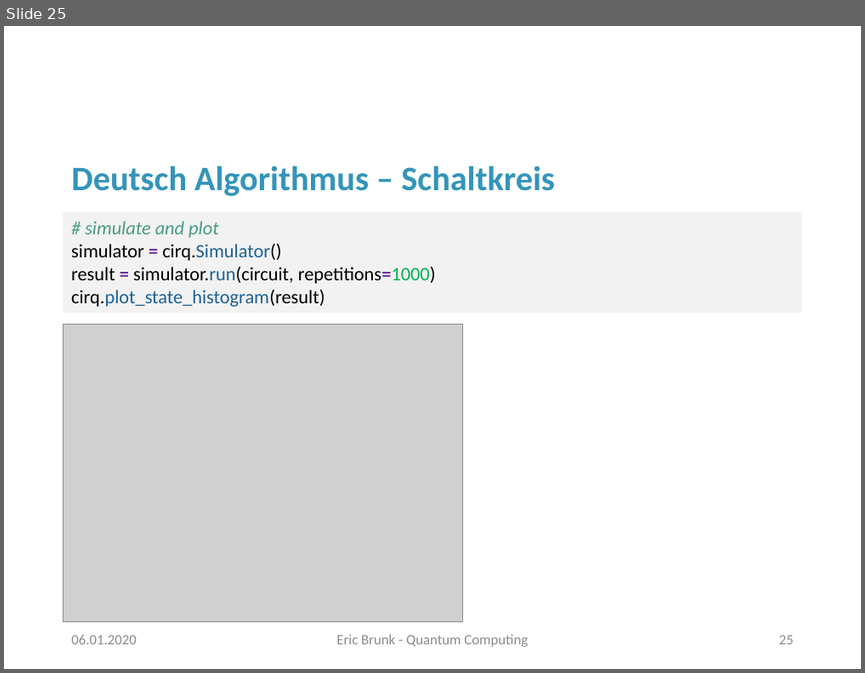
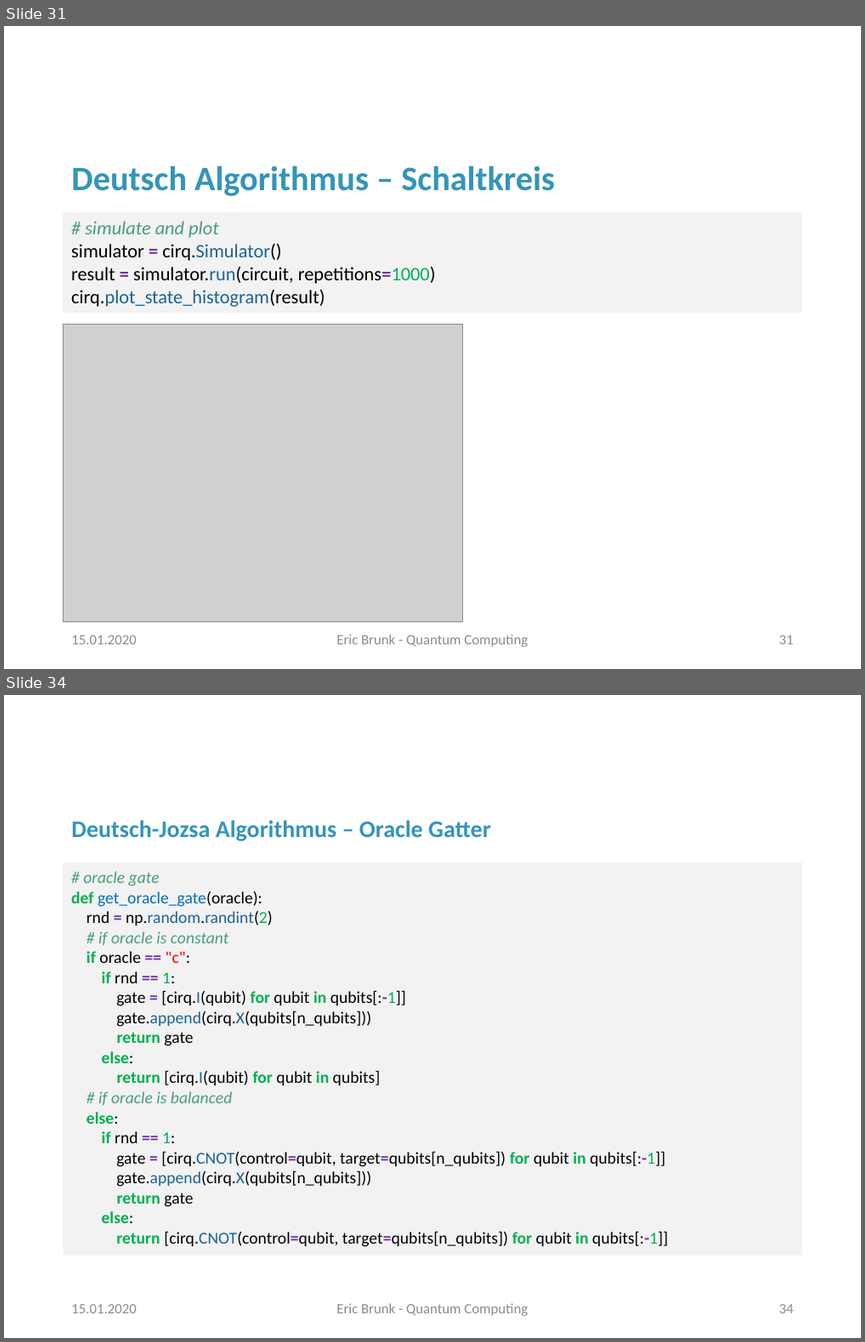
Before and after one commit to erxn91/quantum_computing, a slide deck: Präsentation.pptx. Shown one above the other, each under a label of ours: slide 25 before the commit, slides 31 and 34 after it; the slides between them are not shown. The pictures are 865x673 and 865x1342 pixels, drawn with LibreOffice and Linux fonts; fonts in the diff are those of the drawing; grey boxes stand for pictures; background and template pictures are left out. Boxes give left, top, right and bottom in pixels: in the first picture for what was removed or moved away, otherwise in the second. Text is boxed around its words. In the diff, an @@ line names an element or a change of style, - is before the commit and + after.

```diff
--- a/Präsentation.pptx
+++ b/Präsentation.pptx
@@ slide 34 added at box(4, 695, 861, 1338), background #FFFFFF @@
@@ title added at box(71, 820, 491, 841), 20 pt, text #3494BA, bold @@
+Deutsch-Jozsa Algorithmus – Oracle Gatter
@@ rectangle added at box(64, 862, 801, 1254), fill #F2F2F2, 14 pt, text #000000 @@
+# oracle gate
+def get_oracle_gate(oracle):
+rnd = np.random.randint(2)
+# if oracle is constant
+if oracle == "c":
+if rnd == 1:
+gate = [cirq.I(qubit) for qubit in qubits[:-1]]
+gate.append(cirq.X(qubits[n_qubits]))
+return gate
+else:
+return [cirq.I(qubit) for qubit in qubits]
+# if oracle is balanced
+else:
+if rnd == 1:
+gate = [cirq.CNOT(control=qubit, target=qubits[n_qubits]) for qubit in qubits[:-1]]
+gate.append(cirq.X(qubits[n_qubits]))
+return gate
+else:
+return [cirq.CNOT(control=qubit, target=qubits[n_qubits]) for qubit in qubits[:-1]]
@@ text added at box(71, 1304, 136, 1313), 12 pt, text #8C8C8C @@
+15.01.2020
@@ text added at box(336, 1303, 528, 1315), 12 pt, text #8C8C8C @@
+Eric Brunk - Quantum Computing
@@ page number added at box(779, 1304, 794, 1313), 12 pt, text #8C8C8C @@
+34
@@ what was slide 25 is now slide 31 @@
@@ slide 31 changed as well @@
@@ text at box(71, 635, 136, 644): text changed @@
-06.01.2020
+15.01.2020
@@ page number at box(779, 635, 794, 644): text changed @@
-25
+31
```
Also in this commit, not shown: 25 other slides changed, 11 other slides added, 9 other files.
